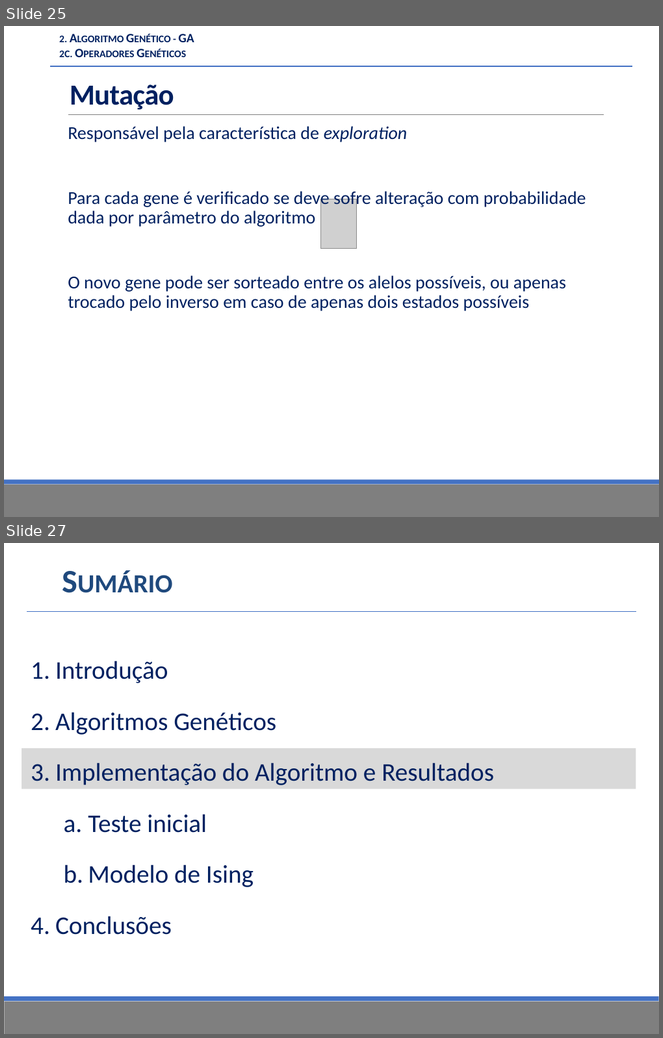
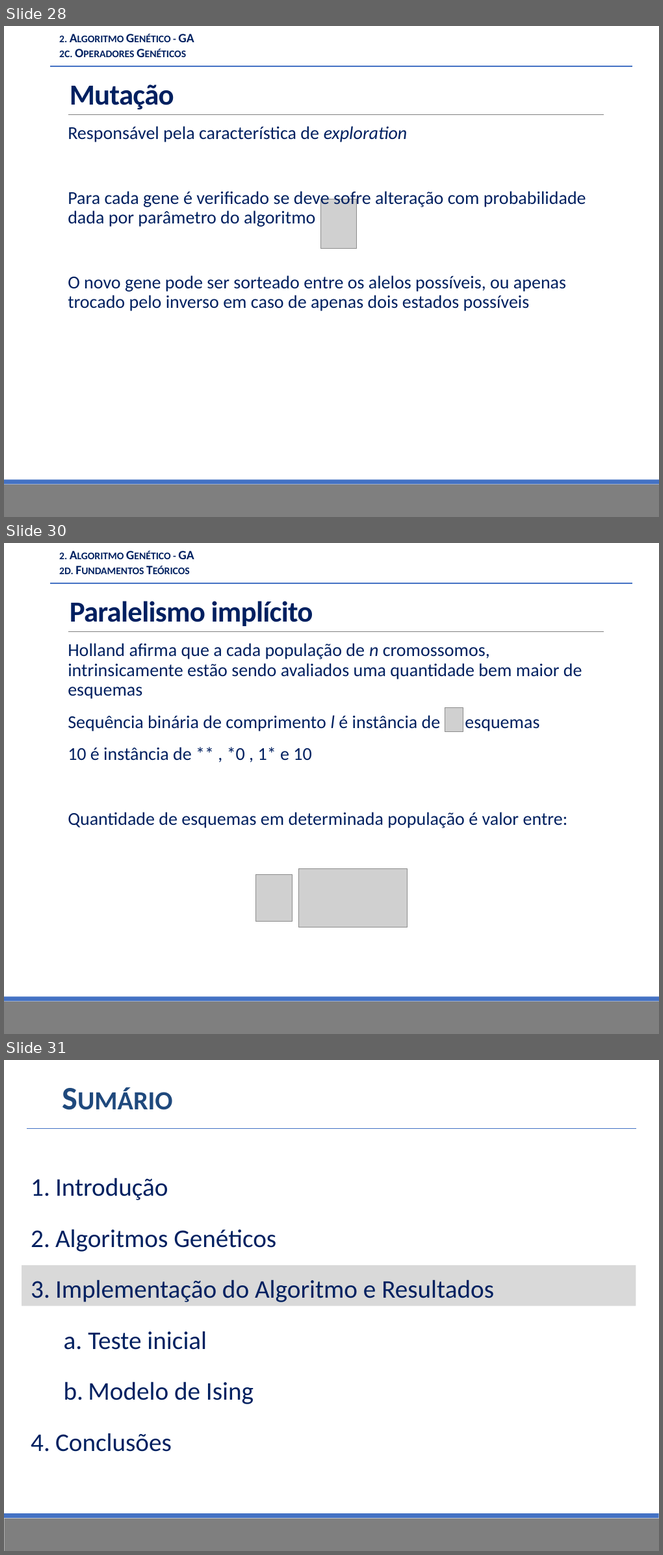
Before and after one commit to fkay/TCC-Monografia, a slide deck: Apresentação/TCC.pptx. Shown one above the other, each under a label of ours: slides 25 and 27 before the commit, slides 28, 30 and 31 after it; the slides between them are not shown. The pictures are 663x1038 and 663x1555 pixels, drawn with LibreOffice and Linux fonts; fonts in the diff are those of the drawing; grey boxes stand for pictures; background and template pictures are left out. Boxes give left, top, right and bottom in pixels: in the first picture for what was removed or moved away, otherwise in the second. Text is boxed around its words. In the diff, an @@ line names an element or a change of style, - is before the commit and + after.

```diff
--- a/Apresentação/TCC.pptx
+++ b/Apresentação/TCC.pptx
@@ slide 30 added at (x1=4, y1=543, x2=659, y2=1034), background #FFFFFF; not listed: 4 template elements that a slide beside it also shows @@
@@ text added at (x1=59, y1=551, x2=194, y2=574), 14 pt, text #002060, bold, small capitals @@
+2. Algoritmo Genético - GA
+2d. Fundamentos Teóricos
@@ title added at (x1=70, y1=601, x2=313, y2=626), 32 pt, text #002060, bold @@
+Paralelismo implícito
@@ text added at (x1=68, y1=643, x2=582, y2=828), 20 pt, text #002060 @@
+  Holland afirma que a cada população de n cromossomos, intrinsicamente estão sendo avaliados uma quantidade bem maior de esquemas
+  Sequência binária de comprimento l é instância de esquemas
+  10 é instância de ** , *0 , 1* e 10
+  Quantidade de esquemas em determinada população é valor entre:
@@ picture added at (x1=445, y1=708, x2=464, y2=732) @@
@@ picture added at (x1=299, y1=869, x2=408, y2=928) @@
@@ picture added at (x1=256, y1=875, x2=292, y2=923) @@
@@ what was slide 25 is now slide 28 @@
@@ what was slide 27 is now slide 31 @@
```
Also in this commit, not shown: 1 slide changed, 4 other slides added, 1 slide removed, 6 other files.
